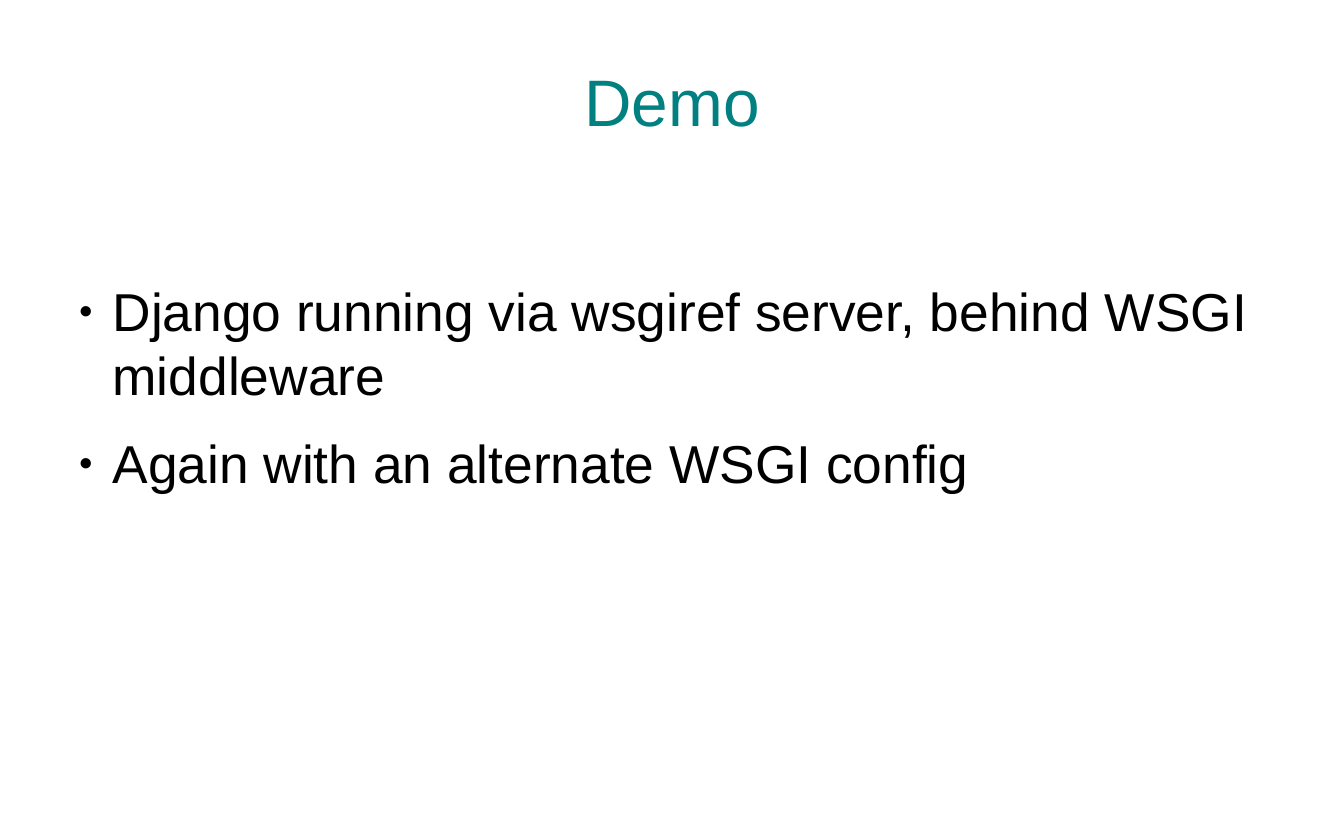
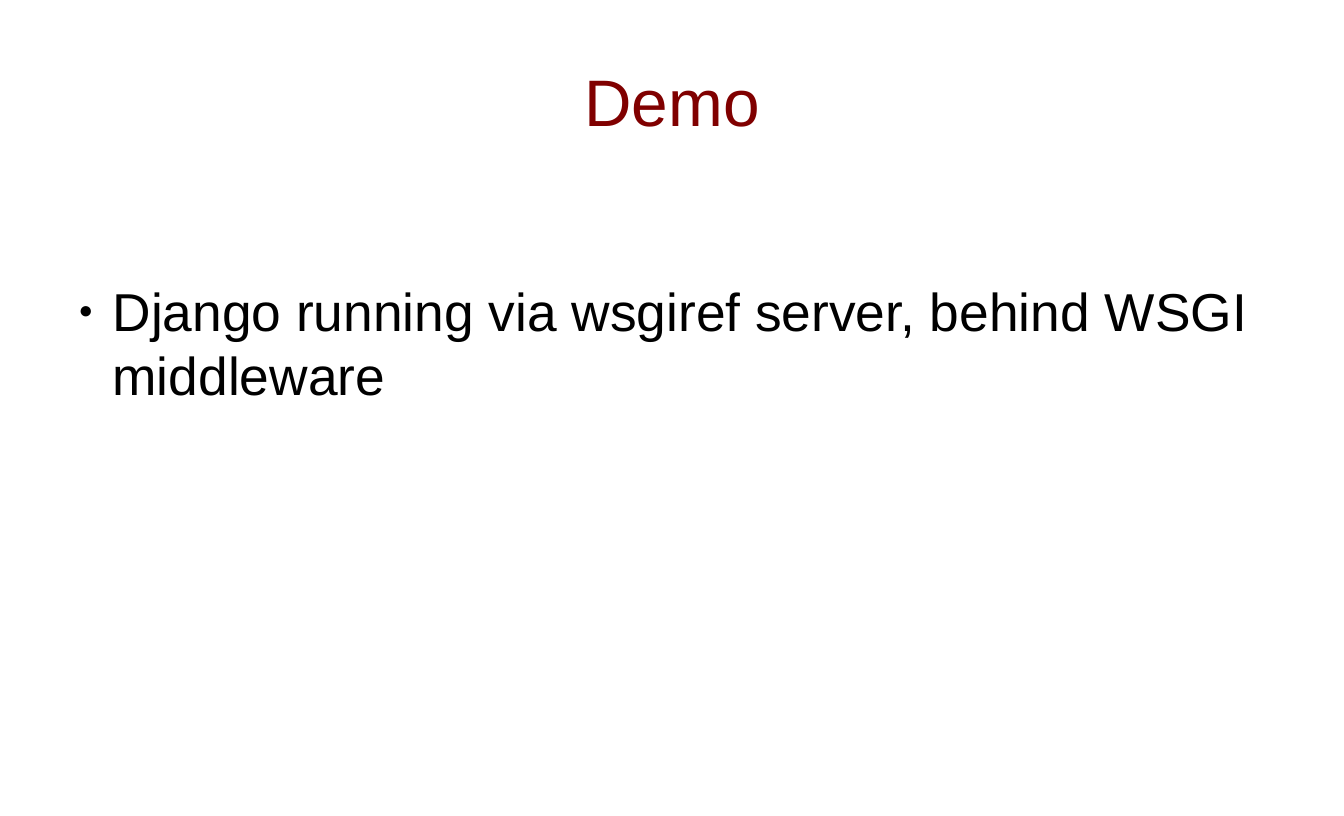
Before and after one commit to slinkp/pygotham_hamage_demo, a slide deck: slide 31 of slides.odp (slide 27 before the commit). Drawn at 1344x816 pixels with LibreOffice and Linux fonts; fonts in the diff are those of the drawing. Boxes give left, top, right and bottom in pixels: in the first picture for what was removed or moved away, otherwise in the second. Text is boxed around its words. In the diff, an @@ line names an element or a change of style, - is before the commit and + after.

```diff
--- a/slides.odp
+++ b/slides.odp
@@ title "Demo" at (584, 80, 759, 127): text colour #008080 to #800000 @@
@@ text at (113, 444, 968, 493): paragraph removed @@
-● Again with an alternate WSGI config
```
Also in this commit, not shown: 29 other slides changed, 6 slides added, 1 slide removed.
